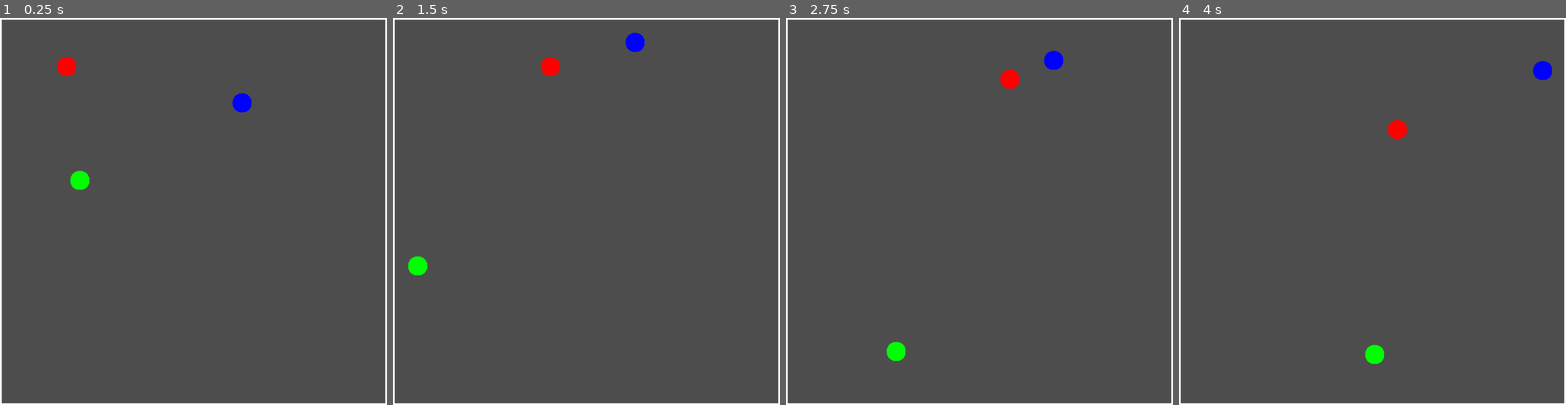
Above: before the commit, frames 1-4 (left to right).
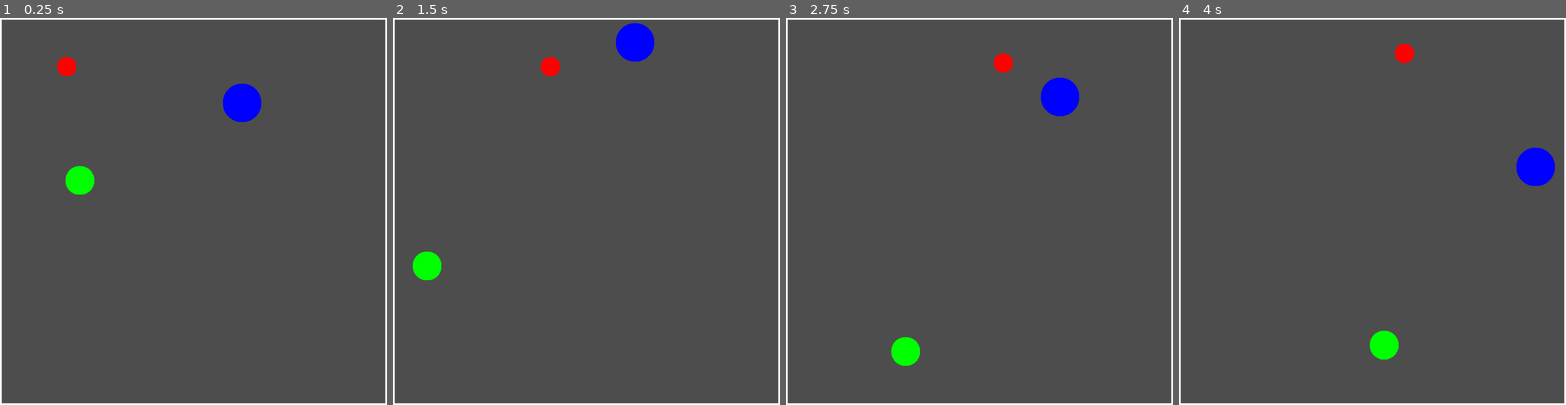
Above: after the commit, the same moments.

Repository: AdrienUfferte/balls_videos_generator
Game: Godot game, scene res://Main.tscn
Two runs of this game, one before a commit and one after it. Both use one fixed random seed, a clock stepped at 60 frames per second and the inputs below.
Inputs:
- Up to frame 1 (0.25 s): no input
- Up to frame 2 (1.5 s): no input
- Up to frame 3 (2.75 s): no input
- Up to frame 4 (4 s): no input

The runs differ from the first frame. In frame 1, 0.9% of the frame differs, in the area x 16-68%, y 16-46%; in frame 2, 0.9%; in frame 3, 1.7%; in frame 4, 1.9%, in the area x 48-98%, y 6-90%.

Commit message:
Different balls radii

Diff:
--- a/Main.gd
+++ b/Main.gd
@@ -60,7 +60,12 @@
 		child.queue_free()
 
 	var ball_count: int = int(cfg.get_value("ball_count", "1"))
-	var radius: float = float(cfg.get_value("ball_radius", "20.0"))
+	var radii_raw: String = String(cfg.get_value("ball_radii", ""))
+	var radii_entries: Array[String]
+	if radii_raw == "":
+		radii_entries = [String(cfg.get_value("ball_radius", "20.0"))]
+	else:
+		radii_entries = _to_string_array(radii_raw.split(","))
 
 	var color_raw: String = String(cfg.get_value("ball_colors", "#ffffff"))
 	var color_list: Array[String] = _to_string_array(color_raw.split(","))
@@ -81,7 +86,8 @@
 
 		var color_idx := i % color_list.size()
 		ball.call("setup_color", color_list[color_idx])
-		ball.set("radius", radius)
+		var radius_value := float(radii_entries[i % radii_entries.size()])
+		ball.set("radius", radius_value)
 
 		var pos_tokens := _to_string_array(pos_entries[i % pos_entries.size()].split(","))
 		ball.global_position = Vector2(float(pos_tokens[0]), float(pos_tokens[1]))
Not shown, changed: export/config.txt
Not shown, changed: README.md
